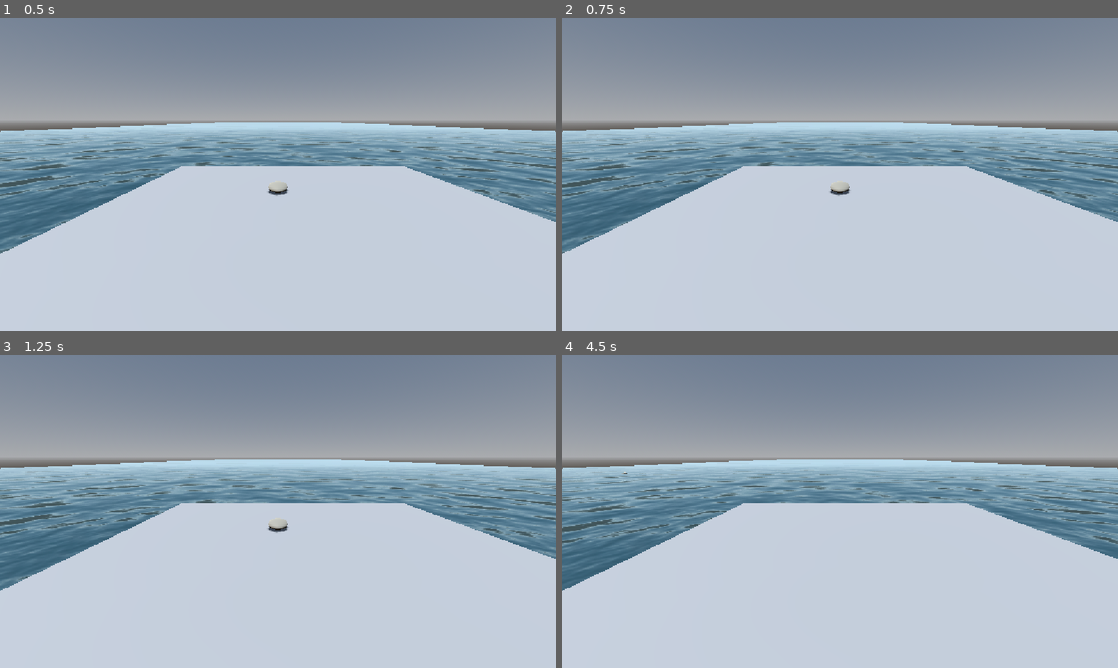
Above: before the commit, frames 1-4 (two rows, left to right).
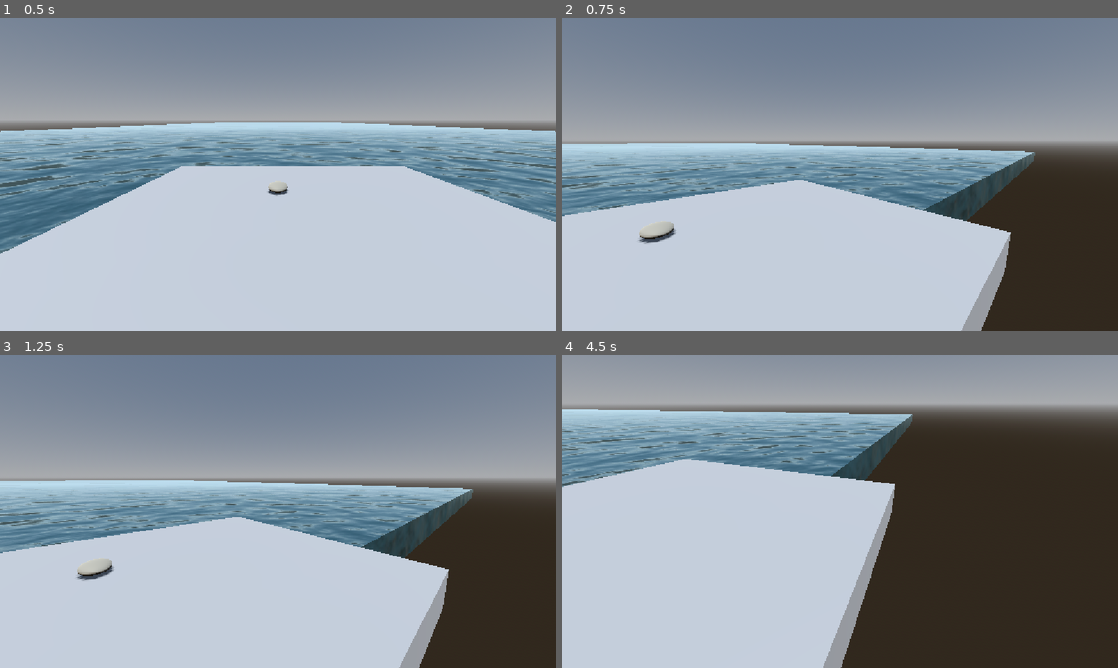
Above: after the commit, the same moments.

Repository: ethannunotani-ship-it/untitled-rock-skipping-game
Game: Godot game, scene res://level.tscn
Two runs of this game, one before a commit and one after it. Both use one fixed random seed, a clock stepped at 60 frames per second and the inputs below.
Inputs (mouse positions are in pixels of both pictures, inside the frame that each line leads up to):
- Up to frame 1 (0.5 s): no input
- Up to frame 2 (0.75 s): tap Enter at 0.5 s; move the mouse to (962, 158) at 0.52 s; click (962, 158) at 0.67 s
- Up to frame 3 (1.25 s): no input
- Up to frame 4 (4.5 s): drag from (728, 527) to (812, 574) at 1.27 s; move the mouse to (895, 442) at 2.02 s; click (895, 442) at 2.17 s; drag from (812, 574) to (673, 464) at 2.77 s; move the mouse to (1006, 558) at 3.52 s; click (1006, 558) at 3.67 s; tap Escape at 4.15 s; drag from (673, 464) to (756, 433) at 4.27 s

Frame 1 is identical in both runs. In frame 2, 33% of the frame differs, in the area x 0-100%, y 33-100%; in frame 3, 33%; in frame 4, 73%, in the area x 0-100%, y 0-100%.

Commit message:
Add mouse-look camera control
Captures the cursor on start and rotates the camera with mouse motion
(yaw/pitch, clamped), with Escape to release and click to re-capture.

Co-Authored-By: Claude Sonnet 5 <noreply@anthropic.com>
Claude-Session: https://claude.ai/code/session_014jr3LwRKeBQkyUUWTENtmi

Diff:
--- /dev/null
+++ b/camera_look.gd
@@ -0,0 +1,25 @@
+extends Camera3D
+
+@export var mouse_sensitivity: float = 0.003
+@export var pitch_min: float = deg_to_rad(-80.0)
+@export var pitch_max: float = deg_to_rad(80.0)
+
+var yaw: float = 0.0
+var pitch: float = 0.0
+
+func _ready() -> void:
+	Input.mouse_mode = Input.MOUSE_MODE_CAPTURED
+	var euler := rotation
+	yaw = euler.y
+	pitch = euler.x
+
+func _unhandled_input(event: InputEvent) -> void:
+	if event is InputEventMouseMotion and Input.mouse_mode == Input.MOUSE_MODE_CAPTURED:
+		yaw -= event.relative.x * mouse_sensitivity
+		pitch -= event.relative.y * mouse_sensitivity
+		pitch = clampf(pitch, pitch_min, pitch_max)
+		rotation = Vector3(pitch, yaw, 0.0)
+	elif event is InputEventKey and event.pressed and event.keycode == KEY_ESCAPE:
+		Input.mouse_mode = Input.MOUSE_MODE_VISIBLE
+	elif event is InputEventMouseButton and event.pressed and Input.mouse_mode == Input.MOUSE_MODE_VISIBLE:
+		Input.mouse_mode = Input.MOUSE_MODE_CAPTURED
--- a/level.tscn
+++ b/level.tscn
@@ -2,6 +2,7 @@
 
 [ext_resource type="PackedScene" uid="uid://5weqc056oqwm" path="res://water.tscn" id="1_water"]
 [ext_resource type="Script" uid="uid://3twenigiupue" path="res://rock.gd" id="2_rock"]
+[ext_resource type="Script" uid="uid://d0im6yuls7ebl" path="res://camera_look.gd" id="3_camera_look"]
 
 [sub_resource type="ProceduralSkyMaterial" id="ProceduralSkyMaterial_vonw3"]
 sky_horizon_color = Color(0.66224277, 0.6717428, 0.6867428, 1)
@@ -44,6 +45,7 @@
 [node name="Camera3D" type="Camera3D" parent="." unique_id=1578819117]
 transform = Transform3D(-1, 2.262668e-08, -8.444392e-08, 0, 0.9659258, 0.25881904, 8.742278e-08, 0.25881904, -0.9659258, 0, 3.5, -2)
 current = true
+script = ExtResource("3_camera_look")
 
 [node name="Rock" type="MeshInstance3D" parent="." unique_id=1442557506]
 transform = Transform3D(1, 0, 0, 0, 0.45, 0, 0, 0, 1.3, 0, 1.5, 4)
Not shown, added: camera_look.gd.uid
